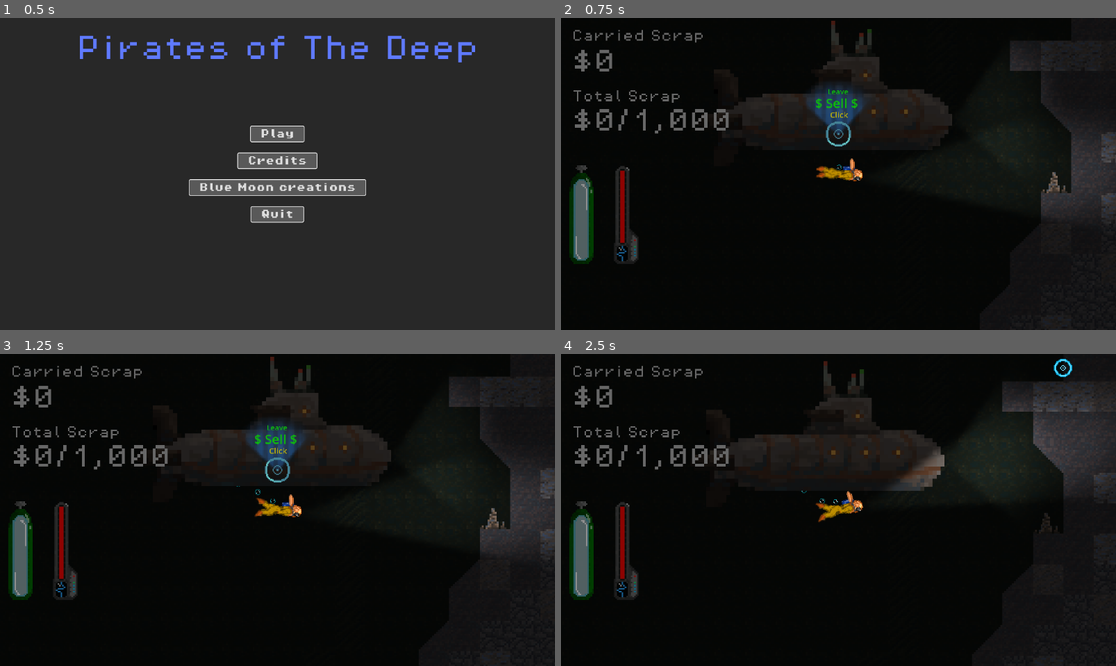
Above: before the commit, frames 1-4 (two rows, left to right).
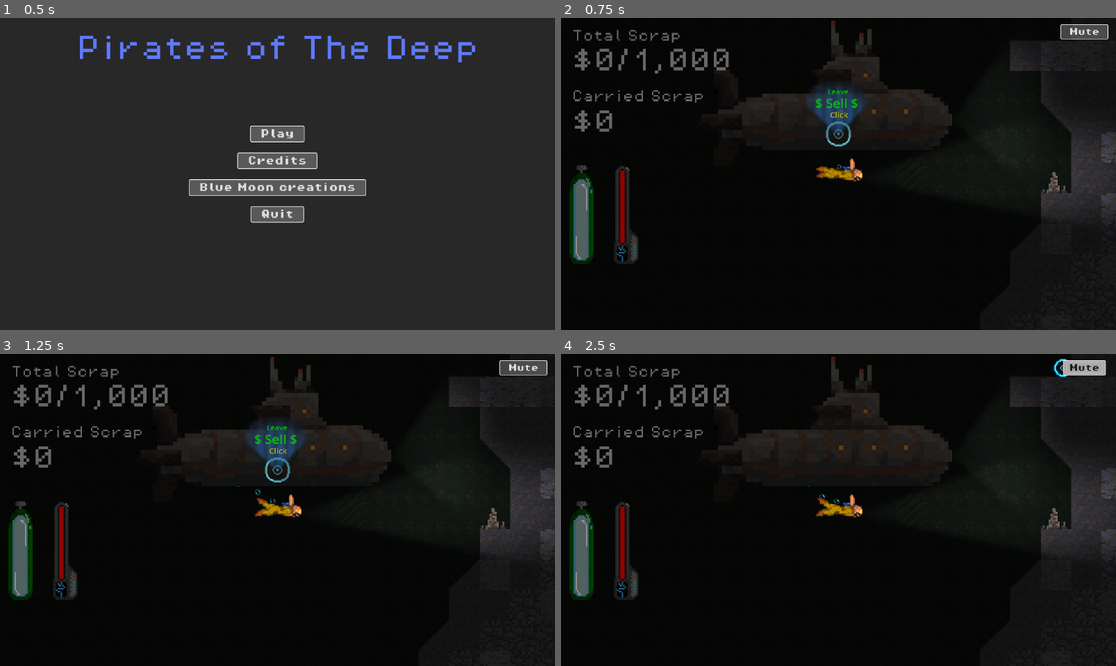
Above: after the commit, the same moments.

Repository: val-XR/GameJamApril2025
Game: Godot game, scene res://Menus/MainMenu/MainMenu.tscn
Two runs of this game, one before a commit and one after it. Both use one fixed random seed, a clock stepped at 60 frames per second and the inputs below.
Inputs (mouse positions are in pixels of both pictures, inside the frame that each line leads up to):
- Up to frame 1 (0.5 s): no input
- Up to frame 2 (0.75 s): click "Play" at 0.5 s
- Up to frame 3 (1.25 s): no input
- Up to frame 4 (2.5 s): click (1082, 366) at 1.25 s, where only the run after the commit has a clickable "Mute"; click (1060, 366) at 2 s, where only the run after the commit has a clickable "Unmute"

Frame 1 is identical in both runs. In frame 2, 2.1% of the frame differs, in the area x 2-99%, y 2-37%; in frame 3, 2.1%; in frame 4, 8.4%, in the area x 2-100%, y 0-64%.

Commit message:
Added mute button

Diff:
--- a/scenes/hud.gd
+++ b/scenes/hud.gd
@@ -36,3 +36,18 @@
 	var total_value : float = GlobalPlayer.TotalValueGet()
 	total_deposited_value_label.text = "$" + str(int(total_value)) + "/1,000"
 	#print("total value display set: " + str(total_value))
+
+
+
+@onready var muted = false
+@export var mute_button: Button
+
+func _on_mute_pressed() -> void:
+	muted = !muted
+
+	if muted:
+		AudioServer.set_bus_mute(AudioServer.get_bus_index("Master"), true)
+		mute_button.text = "Unmute"
+	else:
+		AudioServer.set_bus_mute(AudioServer.get_bus_index("Master"), false)
+		mute_button.text = "Mute"
--- a/scenes/player.tscn
+++ b/scenes/player.tscn
@@ -8,6 +8,7 @@
 [ext_resource type="FontFile" uid="uid://d2p47n8ulcq1l" path="res://Menus/Fonts/PixelOperator8.ttf" id="5_smehm"]
 [ext_resource type="Texture2D" uid="uid://cunaajo386yw6" path="res://textures/Player textures/battery_pack_ui_ani.png" id="7_ur7pv"]
 [ext_resource type="Texture2D" uid="uid://c4ojjtynjglsu" path="res://textures/Player textures/health_bar_ui.png" id="8_y4r1p"]
+[ext_resource type="Theme" uid="uid://bj6c6uajd8ida" path="res://Menus/MainMenuTheme.tres" id="9_ur7pv"]
 
 [sub_resource type="CircleShape2D" id="CircleShape2D_smehm"]
 
@@ -376,12 +377,13 @@
 wait_time = 0.1
 autostart = true
 
-[node name="HUD" type="CanvasLayer" parent="." node_paths=PackedStringArray("carrying_value_label", "total_deposited_value_label", "healthbar", "oxygen_bar")]
+[node name="HUD" type="CanvasLayer" parent="." node_paths=PackedStringArray("carrying_value_label", "total_deposited_value_label", "healthbar", "oxygen_bar", "mute_button")]
 script = ExtResource("4_fjrip")
 carrying_value_label = NodePath("CanvasGroup/VBoxContainer/Carrying Value Label/Carrying Value")
 total_deposited_value_label = NodePath("CanvasGroup/VBoxContainer/Total Scrap Label/Total Deposited Value")
 healthbar = NodePath("CanvasGroup/VBoxContainer/HBoxContainer/Health AnimatedSprite2D")
 oxygen_bar = NodePath("CanvasGroup/VBoxContainer/HBoxContainer/O2AnimatedSprite2D2")
+mute_button = NodePath("Mute")
 
 [node name="CanvasGroup" type="CanvasGroup" parent="HUD"]
 position = Vector2(23, 25)
@@ -393,6 +395,27 @@
 size_flags_horizontal = 0
 size_flags_vertical = 3
 theme_override_constants/separation = 125
+
+[node name="Total Scrap Label" type="Label" parent="HUD/CanvasGroup/VBoxContainer"]
+light_mask = 16
+layout_mode = 2
+size_flags_horizontal = 0
+theme_override_colors/font_color = Color(0.404511, 0.404511, 0.404511, 1)
+theme_override_fonts/font = ExtResource("5_smehm")
+theme_override_font_sizes/font_size = 32
+text = "Total Scrap"
+
+[node name="Total Deposited Value" type="Label" parent="HUD/CanvasGroup/VBoxContainer/Total Scrap Label"]
+light_mask = 16
+layout_mode = 2
+offset_top = 49.403
+offset_right = 112.0
+offset_bottom = 113.403
+size_flags_horizontal = 0
+theme_override_colors/font_color = Color(0.404511, 0.404511, 0.404511, 1)
+theme_override_fonts/font = ExtResource("5_smehm")
+theme_override_font_sizes/font_size = 64
+text = "$0"
 
 [node name="Carrying Value Label" type="Label" parent="HUD/CanvasGroup/VBoxContainer"]
 light_mask = 16
@@ -415,27 +438,6 @@
 theme_override_font_sizes/font_size = 64
 text = "$0"
 
-[node name="Total Scrap Label" type="Label" parent="HUD/CanvasGroup/VBoxContainer"]
-light_mask = 16
-layout_mode = 2
-size_flags_horizontal = 0
-theme_override_colors/font_color = Color(0.404511, 0.404511, 0.404511, 1)
-theme_override_fonts/font = ExtResource("5_smehm")
-theme_override_font_sizes/font_size = 32
-text = "Total Scrap"
-
-[node name="Total Deposited Value" type="Label" parent="HUD/CanvasGroup/VBoxContainer/Total Scrap Label"]
-light_mask = 16
-layout_mode = 2
-offset_top = 49.403
-offset_right = 112.0
-offset_bottom = 113.403
-size_flags_horizontal = 0
-theme_override_colors/font_color = Color(0.404511, 0.404511, 0.404511, 1)
-theme_override_fonts/font = ExtResource("5_smehm")
-theme_override_font_sizes/font_size = 64
-text = "$0"
-
 [node name="HBoxContainer" type="HBoxContainer" parent="HUD/CanvasGroup/VBoxContainer"]
 modulate = Color(1, 1, 1, 0.54902)
 light_mask = 16
@@ -470,6 +472,21 @@
 sprite_frames = SubResource("SpriteFrames_wqfne")
 frame_progress = 0.553706
 
+[node name="Mute" type="Button" parent="HUD"]
+anchors_preset = 1
+anchor_left = 1.0
+anchor_right = 1.0
+offset_left = -102.0
+offset_top = 18.0
+offset_right = 38.0
+offset_bottom = 59.0
+grow_horizontal = 0
+scale = Vector2(0.52, 0.52)
+size_flags_horizontal = 4
+size_flags_vertical = 4
+theme = ExtResource("9_ur7pv")
+text = "Mute"
+
 [node name="Timer" type="Timer" parent="."]
 wait_time = 0.001
 autostart = true
@@ -486,4 +503,5 @@
 [connection signal="NoAir" from="OxygenTimer" to="OxygenTimer" method="_on_no_air"]
 [connection signal="timeout" from="OxygenTimer" to="OxygenTimer" method="_on_timeout"]
 [connection signal="timeout" from="OldPos" to="OxygenTimer" method="_on_old_pos_timeout"]
+[connection signal="pressed" from="HUD/Mute" to="HUD" method="_on_mute_pressed"]
 [connection signal="timeout" from="Timer" to="OxygenTimer" method="_on_timer_timeout"]
--- a/scenes/timer.gd
+++ b/scenes/timer.gd
@@ -46,3 +46,7 @@
 		if Input.is_action_pressed("Test"):
 			if Oxygen < MaxOxygen:
 				Oxygen += 1
+
+
+func _on_mute_pressed() -> void:
+	pass # Replace with function body.
Not shown: 1 places in scenes/player.tscn that only renumber resources
